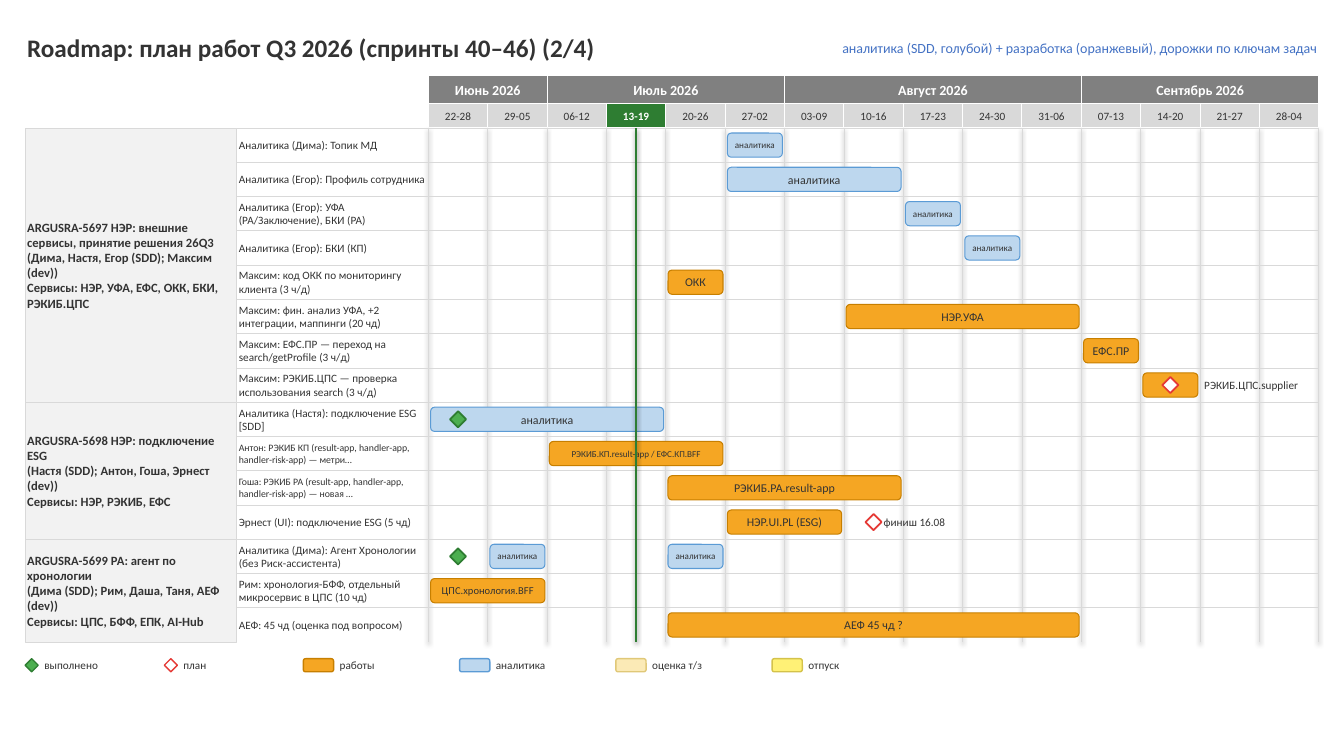
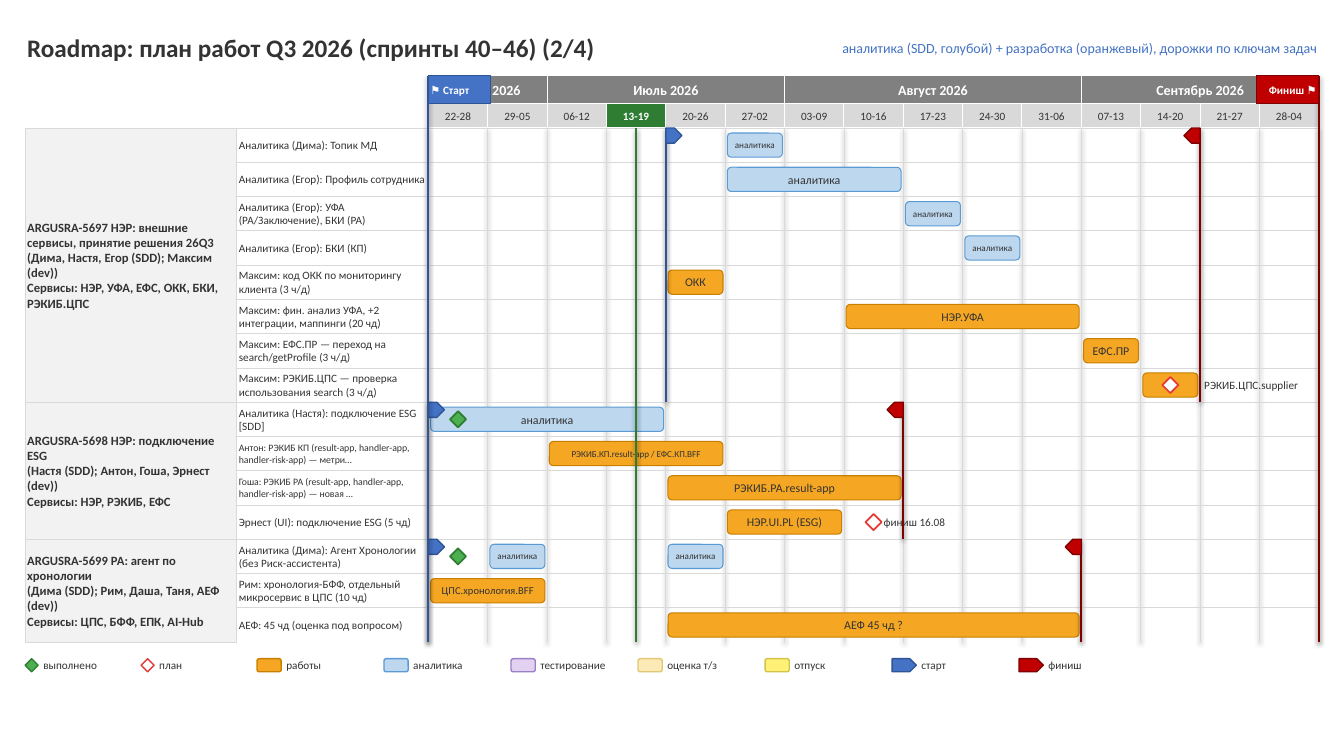
Before and after one commit to njreyesc/roadmap-builder, a slide deck: slide 2 of roadmap_2026Q3.pptx. Drawn at 1344x756 pixels with LibreOffice and Linux fonts; fonts in the diff are those of the drawing. Boxes give left, top, right and bottom in pixels: in the first picture for what was removed or moved away, otherwise in the second. Text is boxed around its words. In the diff, an @@ line names an element or a change of style, - is before the commit and + after.

```diff
--- a/roadmap_2026Q3.pptx
+++ b/roadmap_2026Q3.pptx
@@ line added from (429, 76) to (429, 642), #2F5597 1.5 pt @@
@@ rectangle added at (429, 76, 491, 104), fill #4472C4, outline #2F5597 0.75 pt, 8 pt, text #FFFFFF, bold @@
+⚑ Старт
@@ rectangle added at (1256, 76, 1319, 104), fill #C00000, outline #7F0000 0.75 pt, 8 pt, text #FFFFFF, bold @@
+Финиш ⚑
@@ line added from (1319, 76) to (1319, 642), #7F0000 1.5 pt @@
@@ line added from (666, 128) to (666, 402), #2F5597 1.5 pt @@
@@ pentagon arrow added at (666, 128, 683, 143), fill #4472C4, outline #2F5597 1 pt @@
@@ pentagon arrow added at (1185, 128, 1201, 143), fill #C00000, outline #7F0000 1 pt @@
@@ line added from (1201, 128) to (1201, 402), #7F0000 1.5 pt @@
@@ line added from (429, 402) to (429, 539), #2F5597 1.5 pt @@
@@ pentagon arrow added at (429, 402, 445, 417), fill #4472C4, outline #2F5597 1 pt @@
@@ pentagon arrow added at (887, 402, 903, 417), fill #C00000, outline #7F0000 1 pt @@
@@ line added from (903, 402) to (903, 539), #7F0000 1.5 pt @@
@@ line added from (429, 539) to (429, 642), #2F5597 1.5 pt @@
@@ pentagon arrow added at (429, 539, 445, 555), fill #4472C4, outline #2F5597 1 pt @@
@@ pentagon arrow added at (1066, 539, 1082, 555), fill #C00000, outline #7F0000 1 pt @@
@@ line added from (1082, 539) to (1082, 642), #7F0000 1.5 pt @@
@@ diamond: place and size @@
-diamond at (164, 659, 177, 673)
+diamond at (141, 659, 154, 673)
@@ text "план": place and size @@
-text "план" at (183, 663, 206, 669)
+text "план" at (159, 663, 182, 669)
@@ rounded rectangle: place and size @@
-rounded rectangle at (303, 659, 334, 673)
+rounded rectangle at (257, 659, 281, 673)
@@ text "работы": place and size @@
-text "работы" at (340, 661, 375, 671)
+text "работы" at (286, 661, 321, 671)
@@ rounded rectangle: place and size @@
-rounded rectangle at (460, 659, 490, 673)
+rounded rectangle at (384, 659, 408, 673)
@@ text "аналитика": place and size @@
-text "аналитика" at (496, 663, 545, 669)
+text "аналитика" at (413, 663, 462, 669)
@@ rounded rectangle added at (511, 659, 535, 673), fill #E2D1F0, outline #9B7FC7 1 pt @@
@@ rounded rectangle: place and size @@
-rounded rectangle at (616, 659, 646, 673)
+rounded rectangle at (638, 659, 662, 673)
@@ text "оценка т/з": place and size @@
-text "оценка т/з" at (652, 661, 702, 671)
+text "оценка т/з" at (667, 661, 717, 671)
@@ rounded rectangle: place and size @@
-rounded rectangle at (772, 659, 803, 673)
+rounded rectangle at (765, 659, 789, 673)
@@ text "отпуск": place and size @@
-text "отпуск" at (808, 663, 839, 671)
+text "отпуск" at (794, 663, 825, 671)
@@ pentagon arrow added at (892, 659, 917, 673), fill #4472C4, outline #2F5597 1 pt @@
@@ pentagon arrow added at (1019, 659, 1044, 673), fill #C00000, outline #7F0000 1 pt @@
@@ text added at (540, 663, 605, 671), 8 pt, text #333333 @@
+тестирование
@@ text added at (921, 663, 946, 671), 8 pt, text #333333 @@
+старт
@@ text added at (1048, 661, 1081, 671), 8 pt, text #333333 @@
+финиш
```
Also in this commit, not shown: 3 other slides changed, 10 other files.
